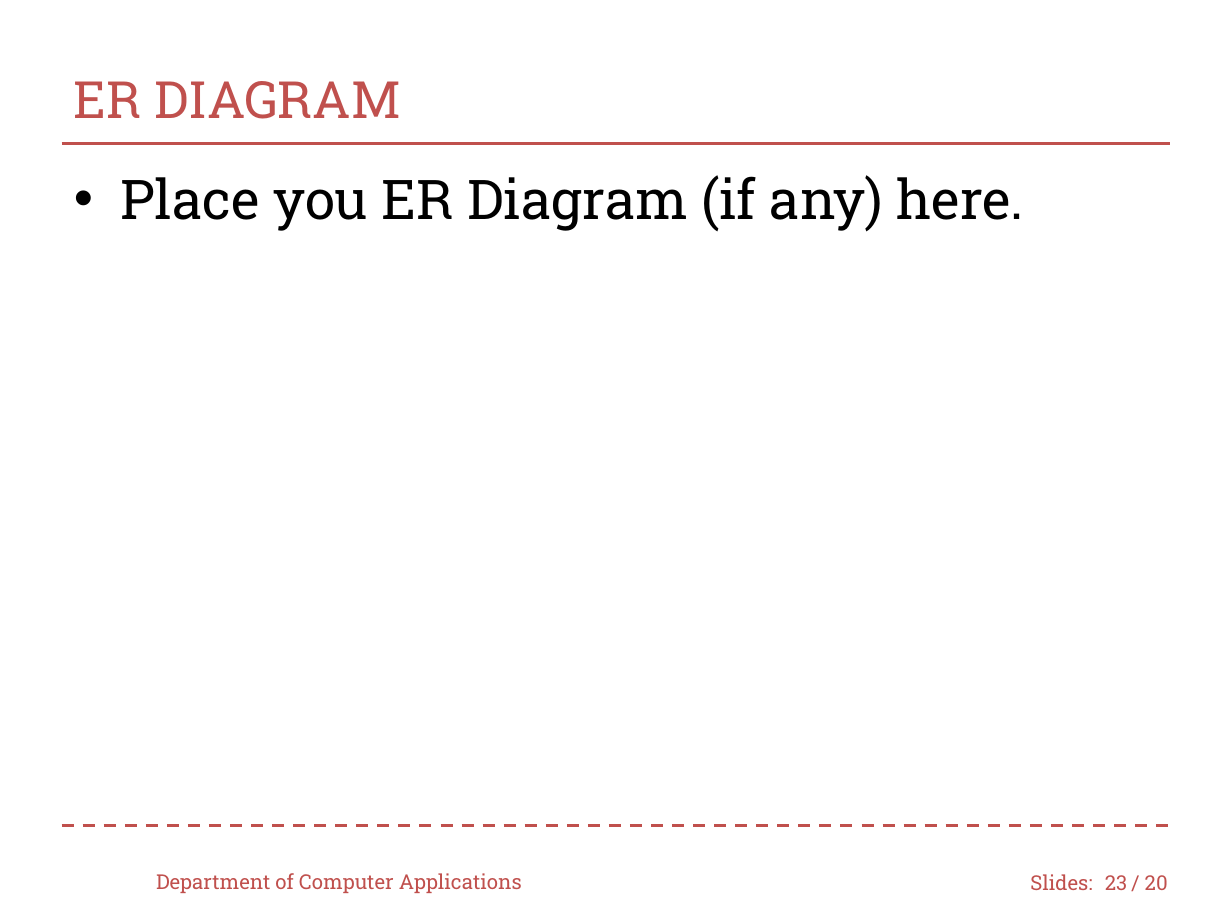
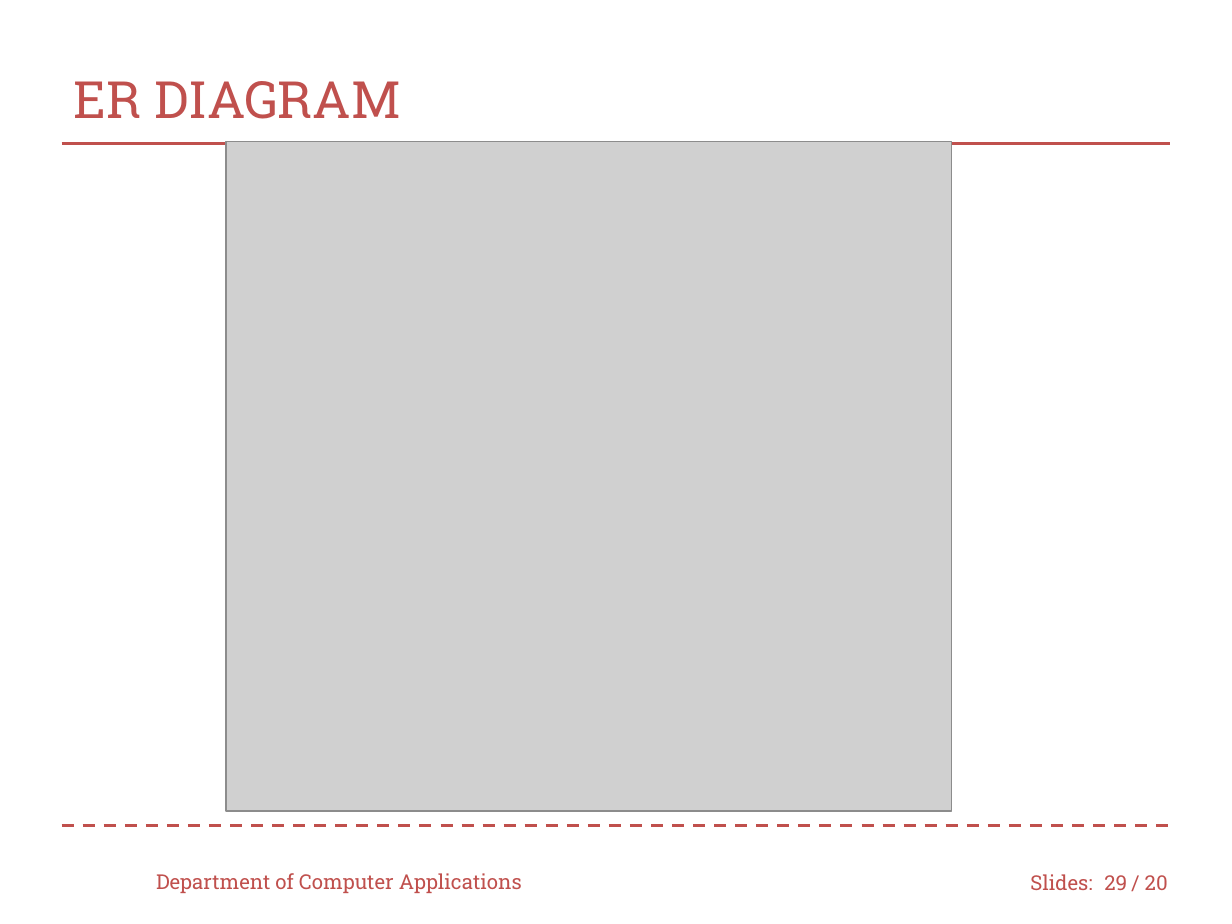
Before and after one commit to muhsina361/THE-COMMERCIAL-VEHICLE-BOOKING, a slide deck: slide 29 of minippt1.pptx (slide 23 before the commit). Drawn at 1232x924 pixels with LibreOffice and Linux fonts; fonts in the diff are those of the drawing; grey boxes stand for pictures; background and template pictures are left out. Boxes give left, top, right and bottom in pixels: in the first picture for what was removed or moved away, otherwise in the second. Text is boxed around its words. In the diff, an @@ line names an element or a change of style, - is before the commit and + after.

```diff
--- a/minippt1.pptx
+++ b/minippt1.pptx
@@ picture added at box(225, 142, 951, 812) @@
@@ text removed at box(120, 175, 1024, 232) @@
-• Place you ER Diagram (if any) here.
@@ page number at box(1104, 875, 1127, 890): text changed @@
-23
+29
```
Also in this commit, not shown: 13 other slides changed, 6 slides added.
